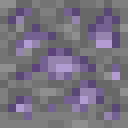
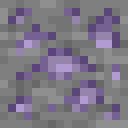
Before/after of a 128 x 128 layered artwork. What changed in the layer stack:
painted on "Layer 2" over [left=0, top=0, right=128, bottom=128]
painted on "Layer 1" over [left=8, top=8, right=120, bottom=96]
added layer "Layer 3" over [left=0, top=0, right=128, bottom=128]
